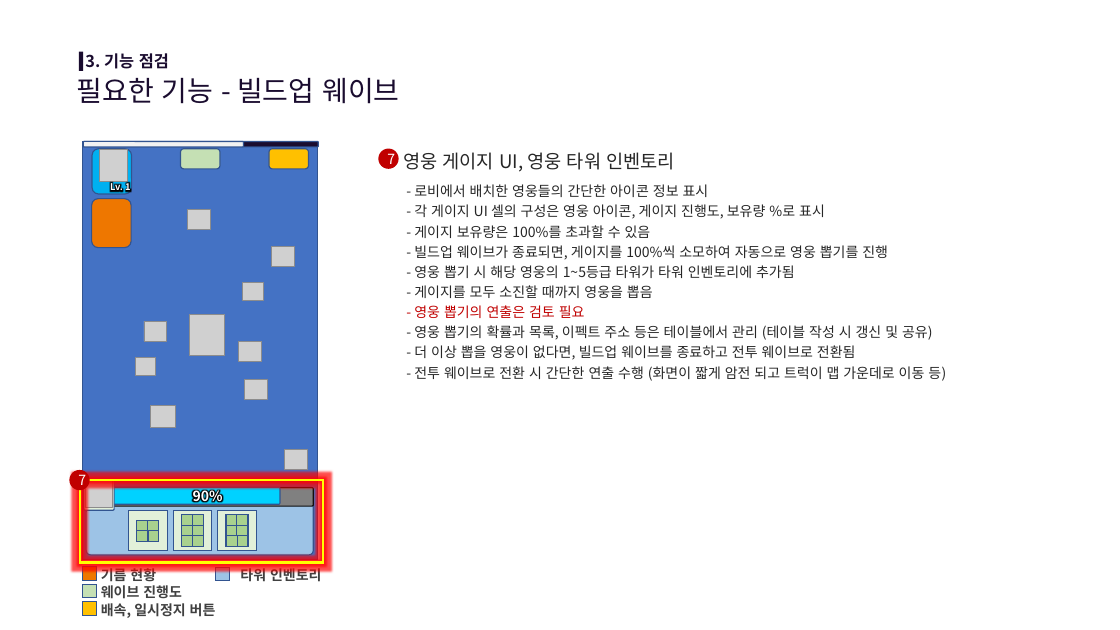
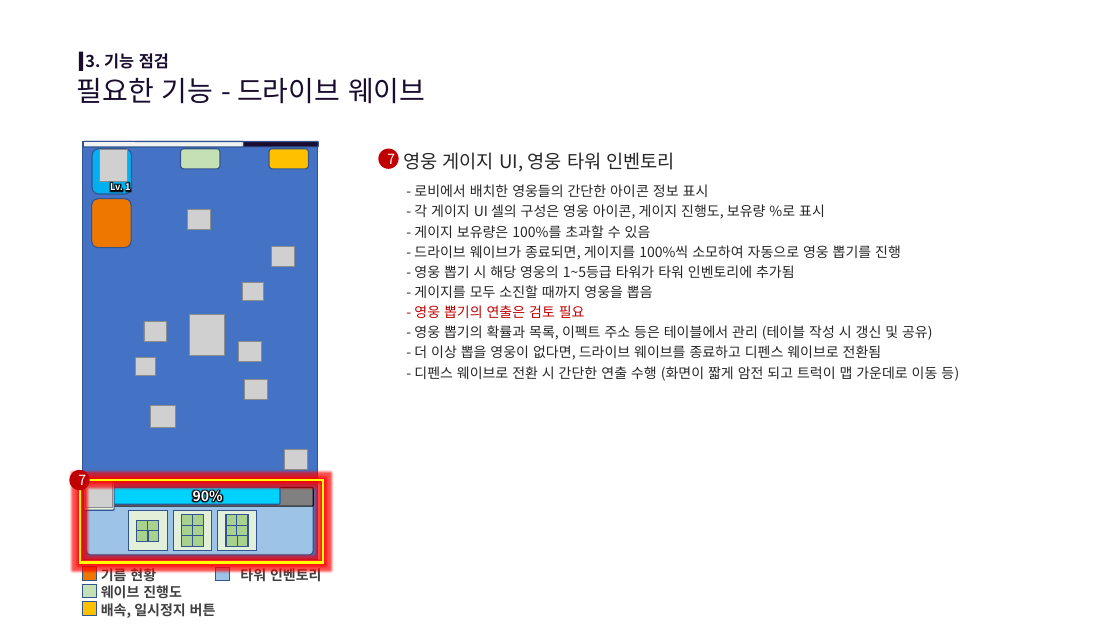
Before and after one commit to scorchLand/kci, a slide deck: slide 16 of 기획서/트럭 문서.pptx. Drawn at 1120x630 pixels with LibreOffice and Linux fonts; fonts in the diff are those of the drawing; grey boxes stand for pictures; background and template pictures are left out. Boxes give left, top, right and bottom in pixels: in the first picture for what was removed or moved away, otherwise in the second. Text is boxed around its words. In the diff, an @@ line names an element or a change of style, - is before the commit and + after.

```diff
--- a/기획서/트럭 문서.pptx
+++ b/기획서/트럭 문서.pptx
@@ text at <box>77,77,425,104</box>: text changed @@
-필요한 기능 - 빌드업 웨이브
+필요한 기능 - 드라이브 웨이브
@@ text at <box>414,245,901,260</box>: text changed @@
-- 빌드업 웨이브가 종료되면, 게이지를 100%씩 소모하여 자동으로 영웅 뽑기를 진행
+- 드라이브 웨이브가 종료되면, 게이지를 100%씩 소모하여 자동으로 영웅 뽑기를 진행
@@ text at <box>414,345,959,381</box>: text changed @@
-- 더 이상 뽑을 영웅이 없다면, 빌드업 웨이브를 종료하고 전투 웨이브로 전환됨
-- 전투 웨이브로 전환 시 간단한 연출 수행 (화면이 짧게 암전 되고 트럭이 맵 가운데로 이동 등)
+- 더 이상 뽑을 영웅이 없다면, 드라이브 웨이브를 종료하고 디펜스 웨이브로 전환됨
+- 디펜스 웨이브로 전환 시 간단한 연출 수행 (화면이 짧게 암전 되고 트럭이 맵 가운데로 이동 등)
```
Also in this commit, not shown: 17 other slides changed, 12 other files.
